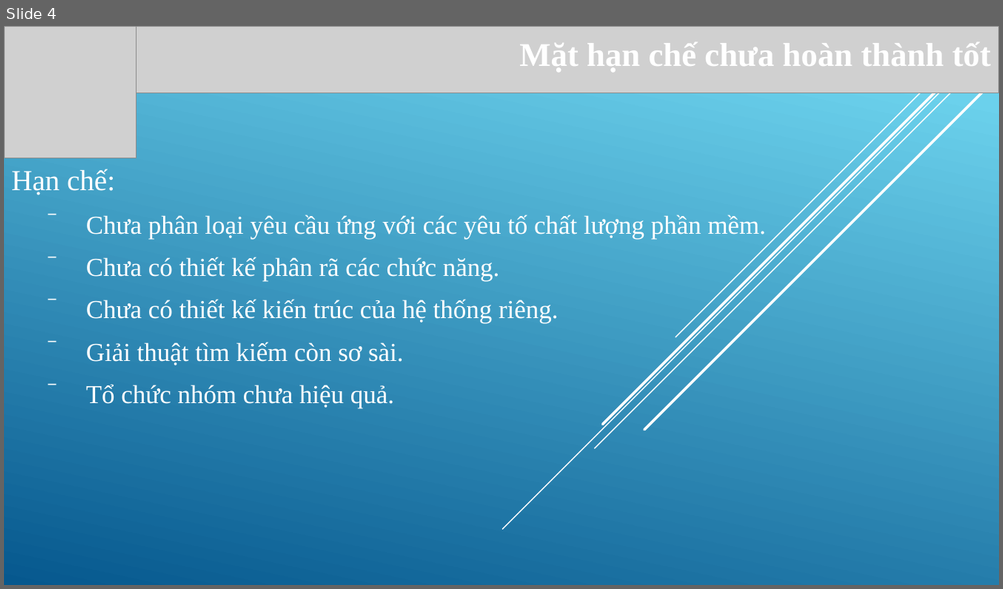
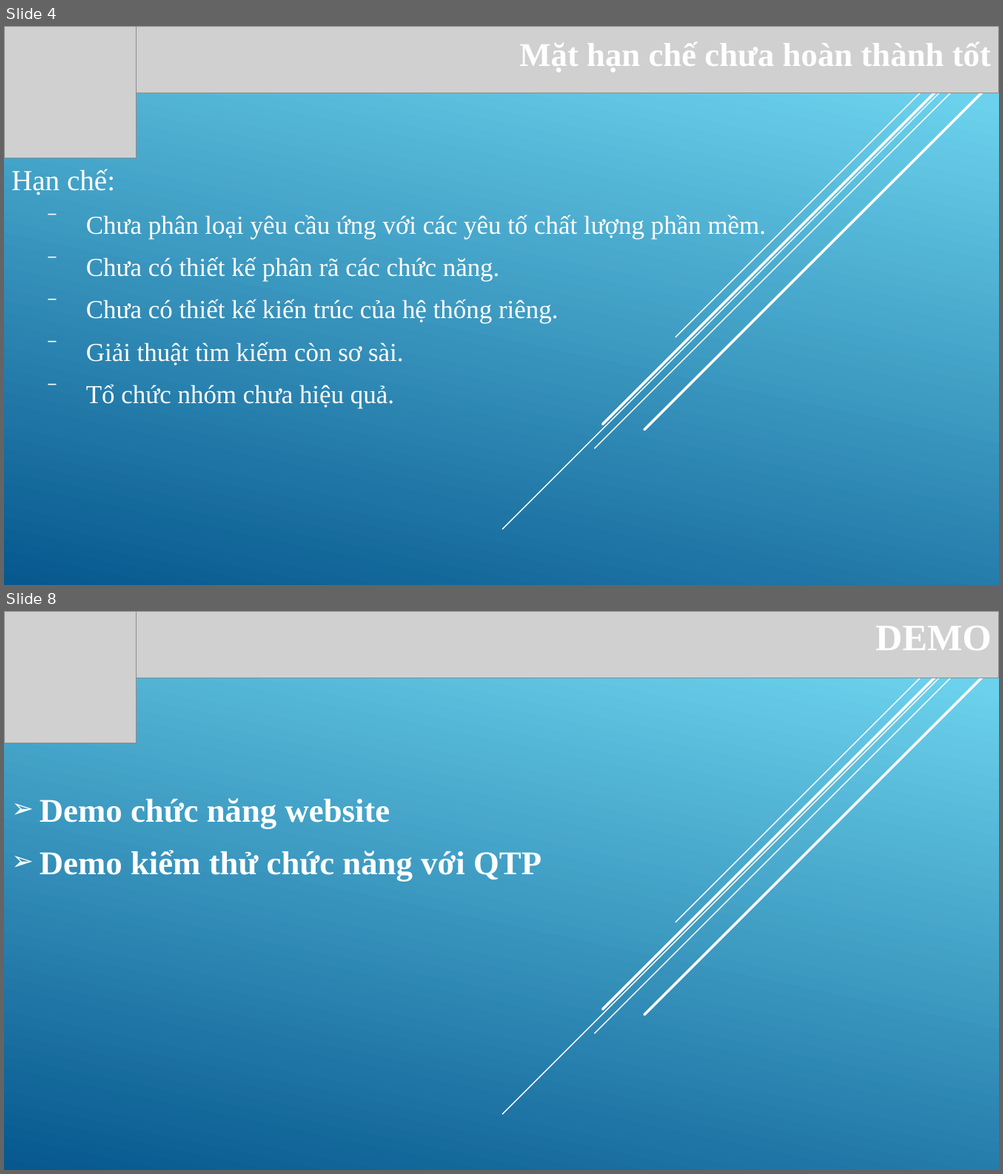
Before and after one commit to thanhphi0127/software-quality-assurance, a slide deck: doc/report/Báo cáo.pptx. Shown one above the other, each under a label of ours: slide 4 before the commit, slides 4 and 8 after it; the slides between them are not shown. The pictures are 1003x589 and 1003x1174 pixels, drawn with LibreOffice and Linux fonts; fonts in the diff are those of the drawing; grey boxes stand for pictures. Boxes give left, top, right and bottom in pixels: in the first picture for what was removed or moved away, otherwise in the second. Text is boxed around its words. In the diff, an @@ line names an element or a change of style, - is before the commit and + after.

```diff
--- a/doc/report/Báo cáo.pptx
+++ b/doc/report/Báo cáo.pptx
@@ slide 8 added at bbox=[4, 611, 999, 1170], background gradient #6ED2EB to #06588E; not listed: 5 template elements that a slide beside it also shows @@
@@ picture added at bbox=[4, 611, 999, 678] @@
@@ picture added at bbox=[4, 611, 136, 743] @@
@@ title added at bbox=[875, 626, 991, 650], 36 pt, text #FFFFFF, bold @@
+DEMO
@@ subtitle added at bbox=[40, 798, 541, 881], 32 pt, text #FFFFFF, bold @@
+➢ Demo chức năng website
+➢ Demo kiểm thử chức năng với QTP
```
Also in this commit, not shown: 1 slide changed, 2 other slides added.
